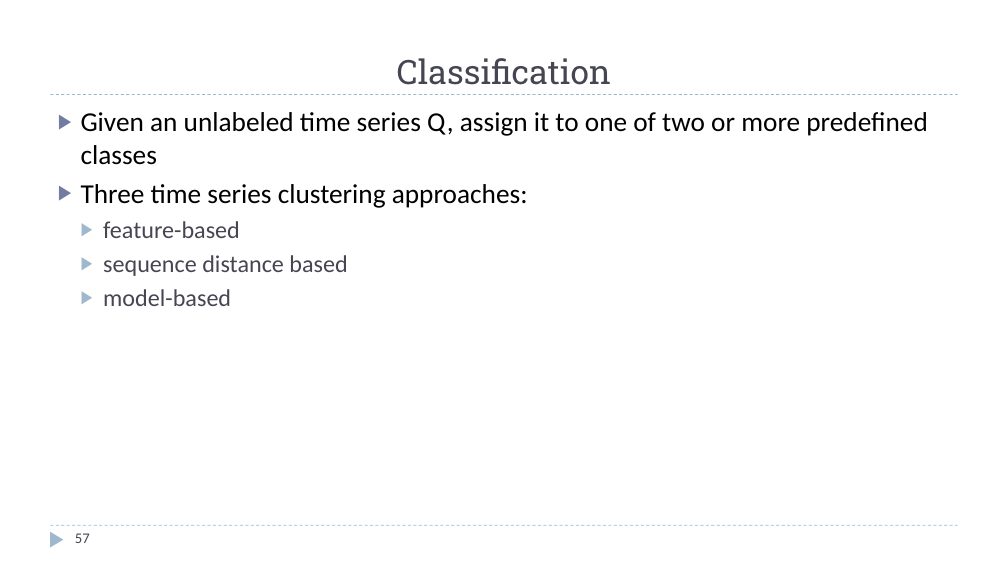
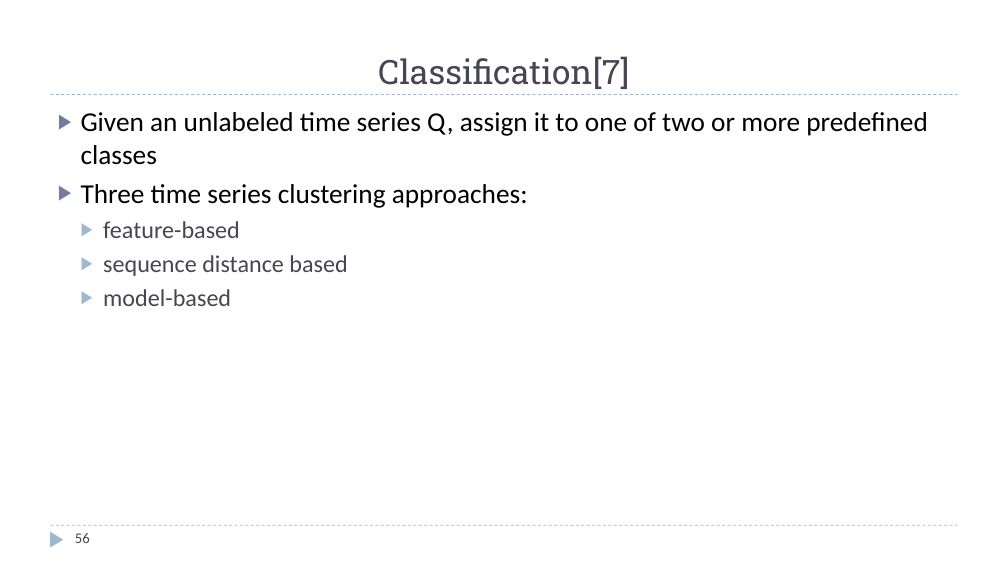
Before and after one commit to zixiaojindao/time-series-survey, a slide deck: slide 56 of slide/tsdm.pptx (slide 57 before the commit). Drawn at 1008x567 pixels with LibreOffice and Linux fonts; fonts in the diff are those of the drawing. Boxes give left, top, right and bottom in pixels: in the first picture for what was removed or moved away, otherwise in the second. Text is boxed around its words. In the diff, an @@ line names an element or a change of style, - is before the commit and + after.

```diff
--- a/slide/tsdm.pptx
+++ b/slide/tsdm.pptx
@@ title at (378,56,629,89): text changed @@
-Classification
+Classification[7]
@@ page number at (75,533,90,543): text changed @@
-57
+56
```
Also in this commit, not shown: 4 other slides changed, 1 slide removed, 1 other file.
